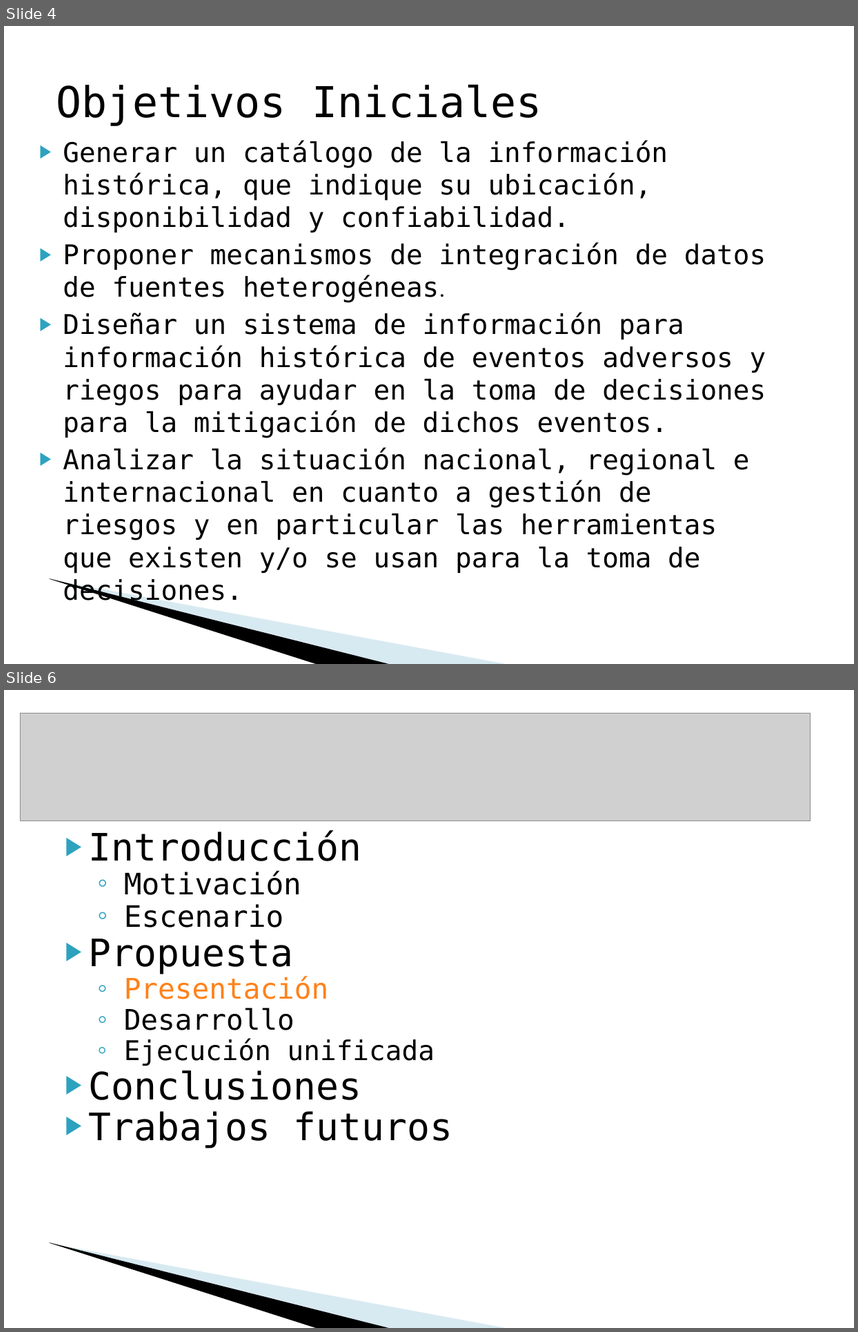
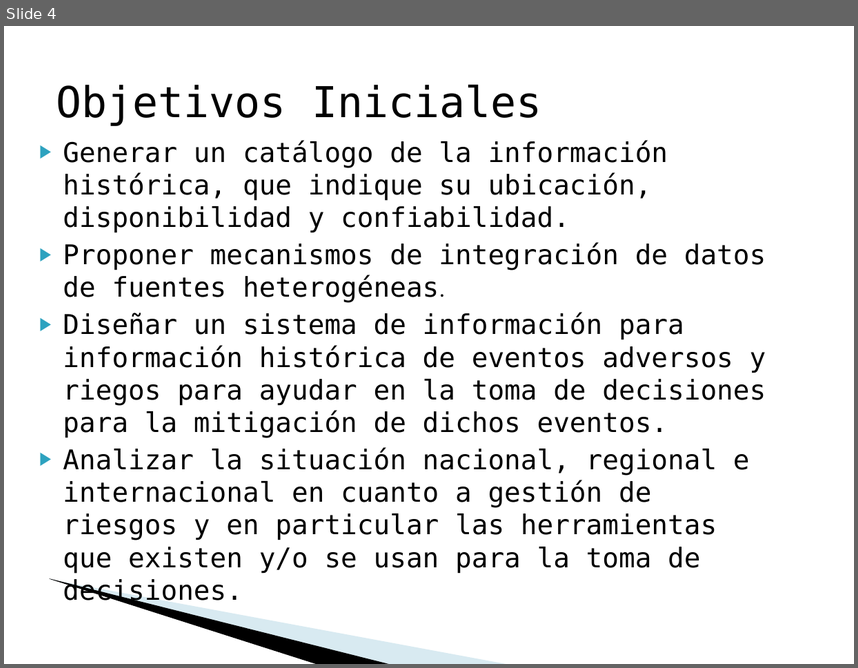
Before and after one commit to google-code-export/satode, a slide deck: Documentos/final/Presentación Defensa.ppt. Shown one above the other, each under a label of ours: slides 4 and 6 before the commit, slide 4 after it; the slides between them are not shown. The pictures are 858x1332 and 858x668 pixels, drawn with LibreOffice and Linux fonts; fonts in the diff are those of the drawing; grey boxes stand for pictures; background and template pictures are left out. Boxes give left, top, right and bottom in pixels: in the first picture for what was removed or moved away, otherwise in the second. Text is boxed around its words. In the diff, an @@ line names an element or a change of style, - is before the commit and + after.

```diff
--- a/Documentos/final/Presentación Defensa.ppt
+++ b/Documentos/final/Presentación Defensa.ppt
@@ slide 6 removed at (4, 690, 854, 1328), background #FFFFFF; not listed: 2 template elements that a slide beside it also shows @@
@@ picture removed at (20, 713, 810, 821) @@
@@ text removed at (89, 830, 453, 1148) @@
-▶ Introducción
-  ◦ Motivación
-  ◦ Escenario
-▶ Propuesta
-  ◦ Presentación
-  ◦ Desarrollo
-  ◦ Ejecución unificada
-▶ Conclusiones
-▶ Trabajos futuros
```
Also in this commit, not shown: 9 slides changed, 1 slide added, 1 other slide removed.
